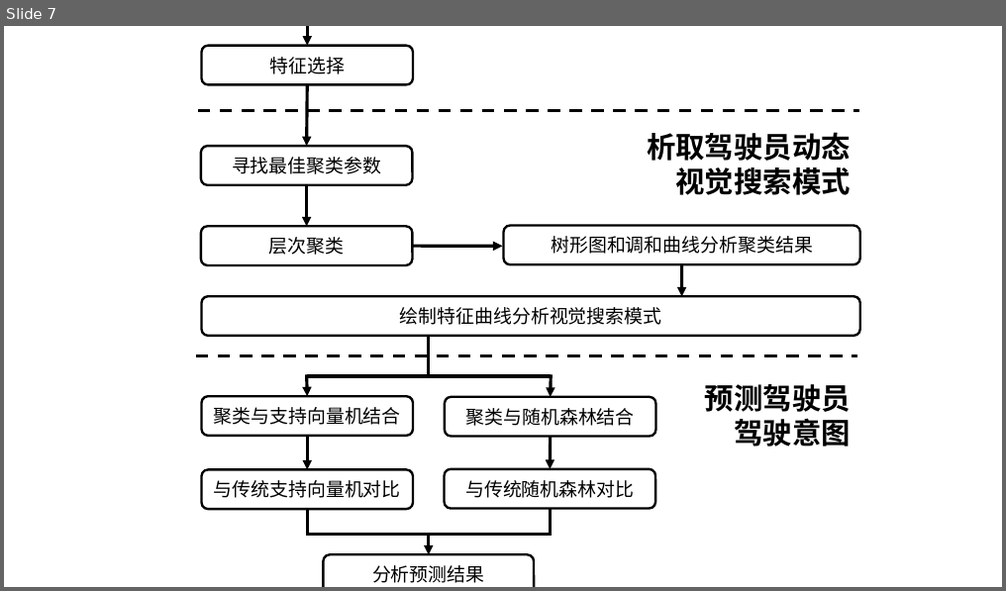
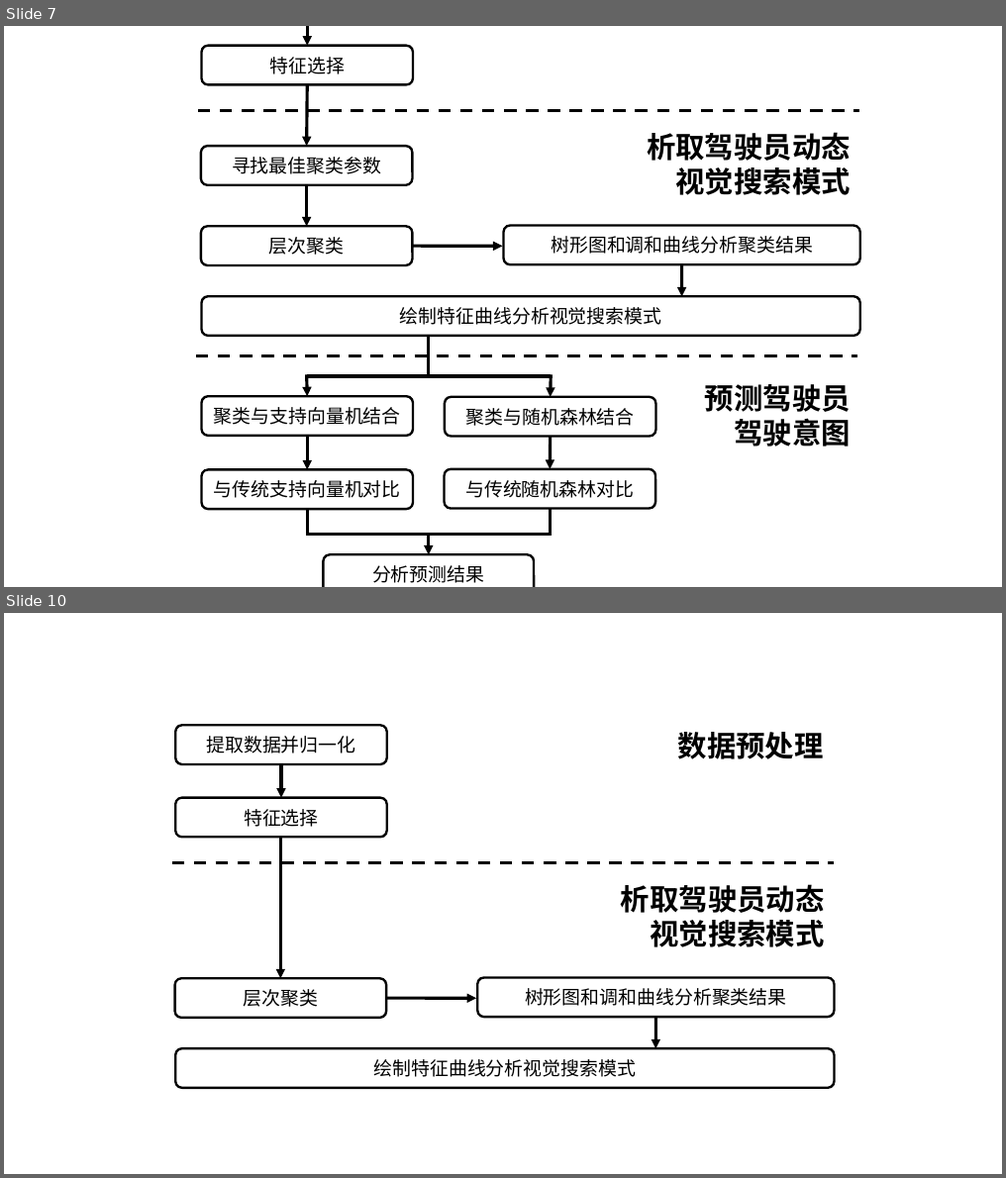
Before and after one commit to WJ-Lai/Graduation-Thesis, a slide deck: 论文增肌/论文图片.pptx. Shown one above the other, each under a label of ours: slide 7 before the commit, slides 7 and 10 after it; the slides between them are not shown. The pictures are 1006x591 and 1006x1178 pixels, drawn with LibreOffice and Linux fonts; fonts in the diff are those of the drawing. Boxes give left, top, right and bottom in pixels: in the first picture for what was removed or moved away, otherwise in the second. Text is boxed around its words. In the diff, an @@ line names an element or a change of style, - is before the commit and + after.

```diff
--- a/论文增肌/论文图片.pptx
+++ b/论文增肌/论文图片.pptx
@@ slide 10 added at (4, 613, 1002, 1174), background #FFFFFF @@
@@ group added at (171, 725, 835, 1088): 5 rounded rectangles, 4 arrows, 2 texts, 1 line @@
+数据预处理
+析取驾驶员动态
+视觉搜索模式
+提取数据并归一化
+特征选择
+层次聚类
+绘制特征曲线分析视觉搜索模式
+树形图和调和曲线分析聚类结果
```
Also in this commit, not shown: 2 other slides added, 3 other files.
